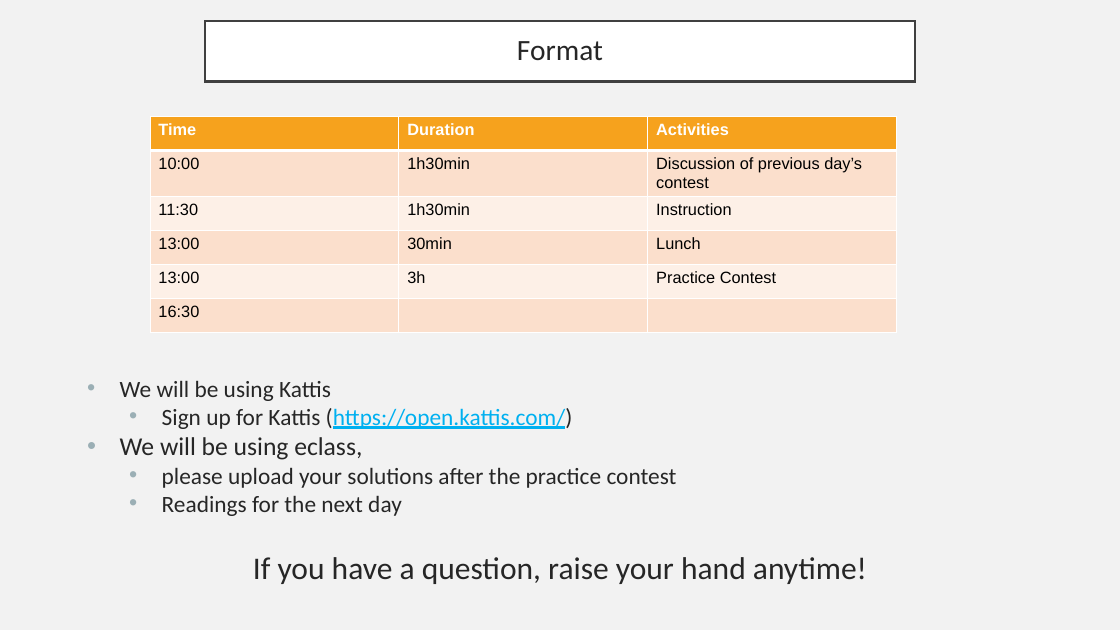
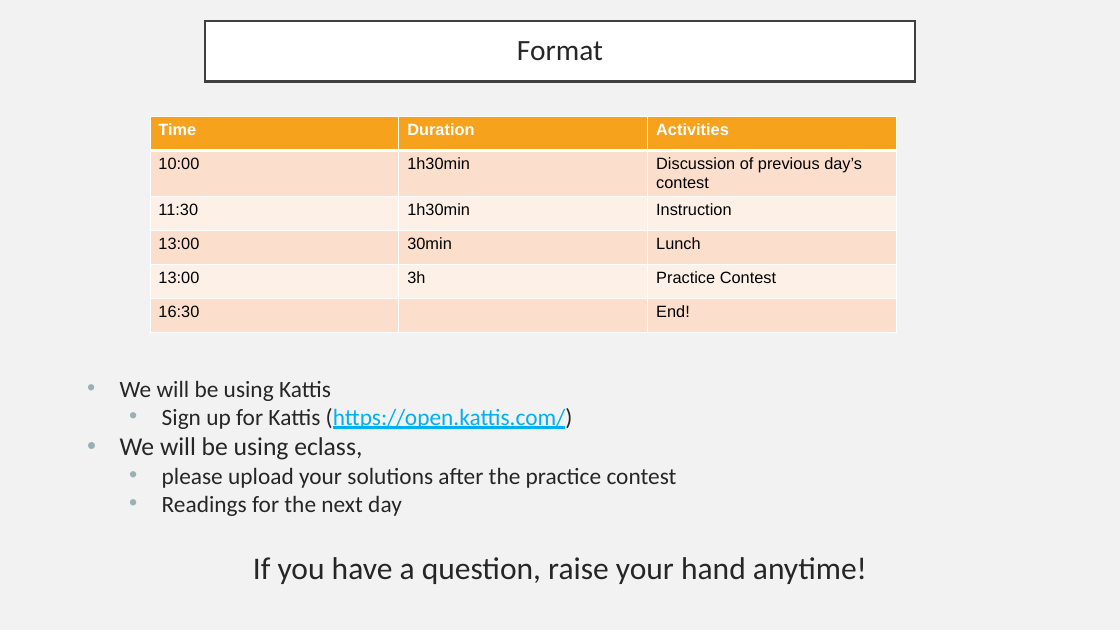
Before and after one commit to ryan-pelchat/competitive-programming-bootcamp-summer-2026, a slide deck: slide 4 of slides/day0_slides.pptx. Drawn at 1120x630 pixels with LibreOffice and Linux fonts; fonts in the diff are those of the drawing. Boxes give left, top, right and bottom in pixels: in the first picture for what was removed or moved away, otherwise in the second. Text is boxed around its words. In the diff, an @@ line names an element or a change of style, - is before the commit and + after.

```diff
--- a/slides/day0_slides.pptx
+++ b/slides/day0_slides.pptx
@@ table at (150,117,897,334) @@
-row 6, column 3: 
+row 6, column 3: End!
```
Also in this commit, not shown: 2 other slides changed, 5 slides added, 1 slide removed, 6 other files.
